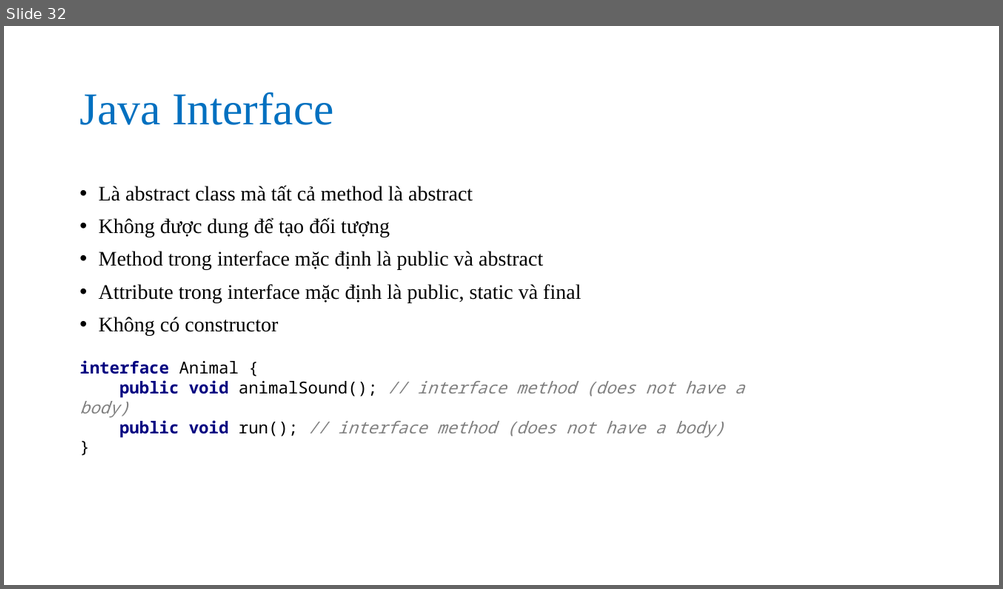
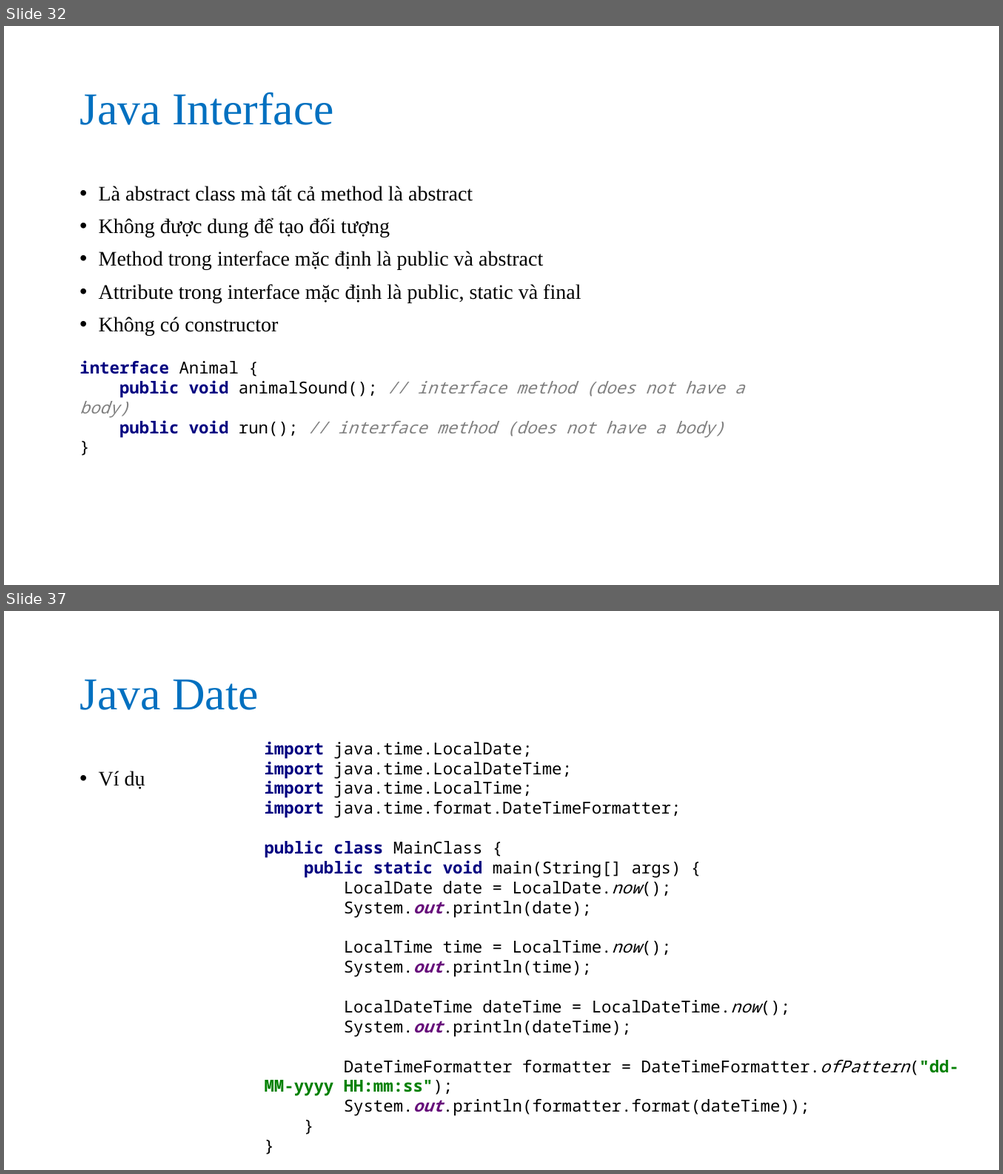
Before and after one commit to nguyenvanson332000/19jsp06, a slide deck: slides/java_core/java_oop.pptx. Shown one above the other, each under a label of ours: slide 32 before the commit, slides 32 and 37 after it; the slides between them are not shown. The pictures are 1003x589 and 1003x1174 pixels, drawn with LibreOffice and Linux fonts; fonts in the diff are those of the drawing. Boxes give left, top, right and bottom in pixels: in the first picture for what was removed or moved away, otherwise in the second. Text is boxed around its words. In the diff, an @@ line names an element or a change of style, - is before the commit and + after.

Commit message:
Java oop 3

```diff
--- a/slides/java_core/java_oop.pptx
+++ b/slides/java_core/java_oop.pptx
@@ slide 37 added at (4,611,999,1170), background #FFFFFF @@
@@ title added at (79,679,258,710), 44 pt, text #0070C0 @@
+Java Date
@@ text added at (264,741,959,1116), 16 pt, text #000000 @@
+import java.time.LocalDate;
+import java.time.LocalDateTime;
+import java.time.LocalTime;
+import java.time.format.DateTimeFormatter;
+public class MainClass {
+public static void main(String[] args) {
+LocalDate date = LocalDate.now();
+System.out.println(date);
+LocalTime time = LocalTime.now();
+System.out.println(time);
+LocalDateTime dateTime = LocalDateTime.now();
+System.out.println(dateTime);
+DateTimeFormatter formatter = DateTimeFormatter.ofPattern("dd-MM-yyyy HH:mm:ss");
+System.out.println(formatter.format(dateTime));
+}
+}
@@ text added at (99,771,145,789), 20 pt, text #000000 @@
+• Ví dụ
```
Also in this commit, not shown: 9 other slides added, 1 other file.
